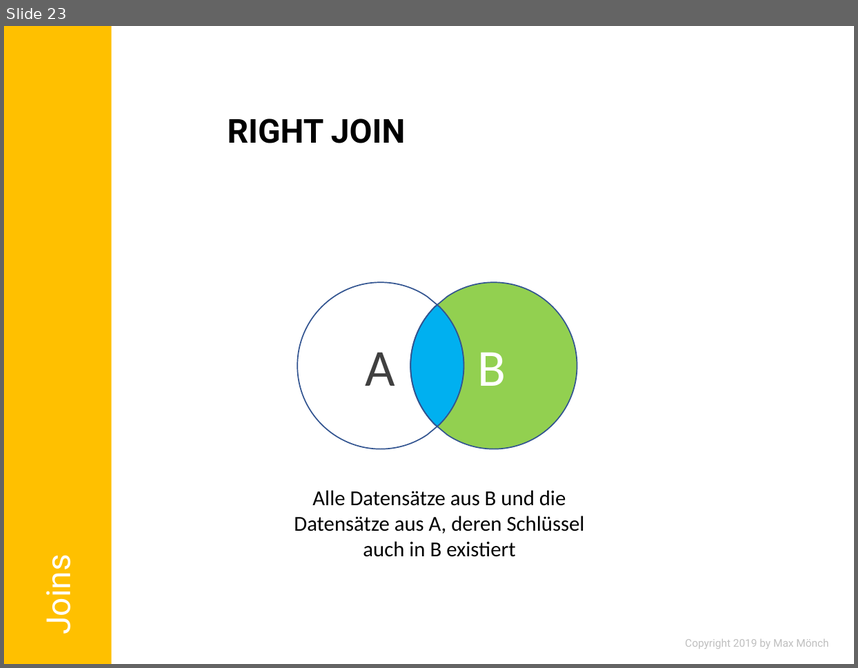
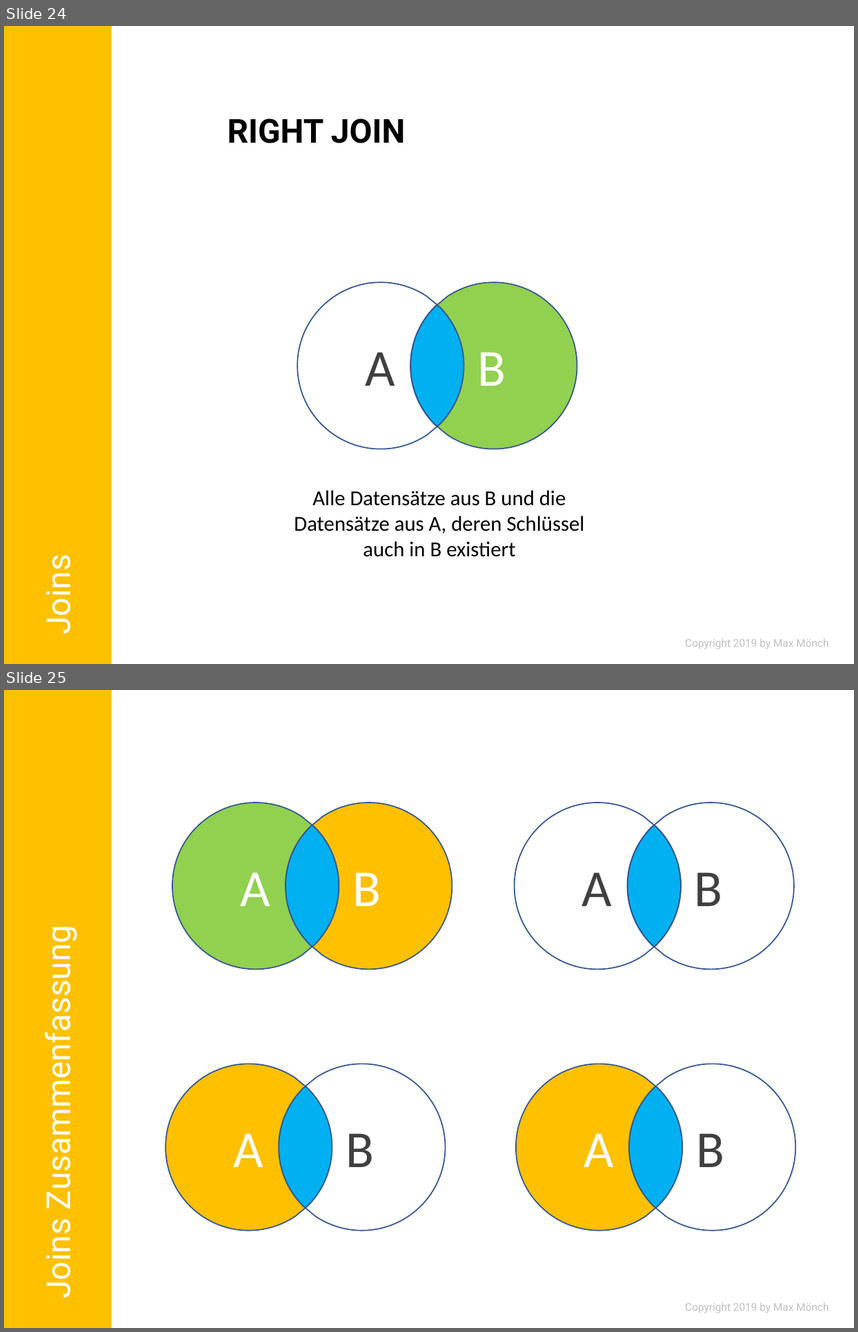
Before and after one commit to MonksterFX/pandas-basic, a slide deck: praesentation/pandas-basic.pptx. Shown one above the other, each under a label of ours: slide 23 before the commit, slides 24 and 25 after it. The pictures are 858x668 and 858x1332 pixels, drawn with LibreOffice and Linux fonts; fonts in the diff are those of the drawing; background and template pictures are left out. Boxes give left, top, right and bottom in pixels: in the first picture for what was removed or moved away, otherwise in the second. Text is boxed around its words. In the diff, an @@ line names an element or a change of style, - is before the commit and + after.

```diff
--- a/praesentation/pandas-basic.pptx
+++ b/praesentation/pandas-basic.pptx
@@ slide 25 added at bbox=[4, 690, 854, 1328], background #FFFFFF; not listed: 2 template elements that a slide beside it also shows @@
@@ freeform shape added at bbox=[172, 802, 312, 969], fill #92D050, outline #325491 1 pt @@
@@ freeform shape added at bbox=[312, 802, 452, 969], fill #FFC000, outline #325491 1 pt @@
@@ freeform shape added at bbox=[514, 802, 653, 969], outline #325491 1 pt @@
@@ freeform shape added at bbox=[654, 802, 794, 969], outline #325491 1 pt @@
@@ freeform shape added at bbox=[286, 825, 339, 947], fill #00B0F0, outline #325491 1 pt @@
@@ freeform shape added at bbox=[627, 825, 681, 947], fill #00B0F0, outline #325491 1 pt @@
@@ text added at bbox=[240, 872, 270, 906], 44 pt, text #FFFFFF @@
+A
@@ text added at bbox=[352, 872, 381, 906], 44 pt, text #FFFFFF @@
+B
@@ text added at bbox=[582, 872, 613, 906], 44 pt, text #404040 @@
+A
@@ text added at bbox=[695, 872, 723, 906], 44 pt, text #404040 @@
+B
@@ text added at bbox=[36, 953, 79, 1296], 28 pt, text #FFFFFF @@
+Joins Zusammenfassung
@@ freeform shape added at bbox=[165, 1063, 305, 1230], fill #FFC000, outline #325491 1 pt @@
@@ freeform shape added at bbox=[306, 1063, 445, 1230], fill #FFFFFF, outline #325491 1 pt @@
@@ freeform shape added at bbox=[516, 1063, 655, 1230], fill #FFC000, outline #325491 1 pt @@
@@ freeform shape added at bbox=[656, 1063, 795, 1230], fill #FFFFFF, outline #325491 1 pt @@
@@ freeform shape added at bbox=[279, 1086, 332, 1208], fill #00B0F0, outline #325491 1 pt @@
@@ freeform shape added at bbox=[629, 1086, 682, 1208], fill #00B0F0, outline #325491 1 pt @@
@@ text added at bbox=[233, 1133, 263, 1167], 44 pt, text #FFFFFF @@
+A
@@ text added at bbox=[346, 1133, 374, 1167], 44 pt, text #404040 @@
+B
@@ text added at bbox=[584, 1133, 614, 1167], 44 pt, text #FFFFFF @@
+A
@@ text added at bbox=[696, 1133, 724, 1167], 44 pt, text #404040 @@
+B
@@ what was slide 23 is now slide 24 @@
```
Also in this commit, not shown: 2 slides changed, 1 other slide added, 13 other files.
